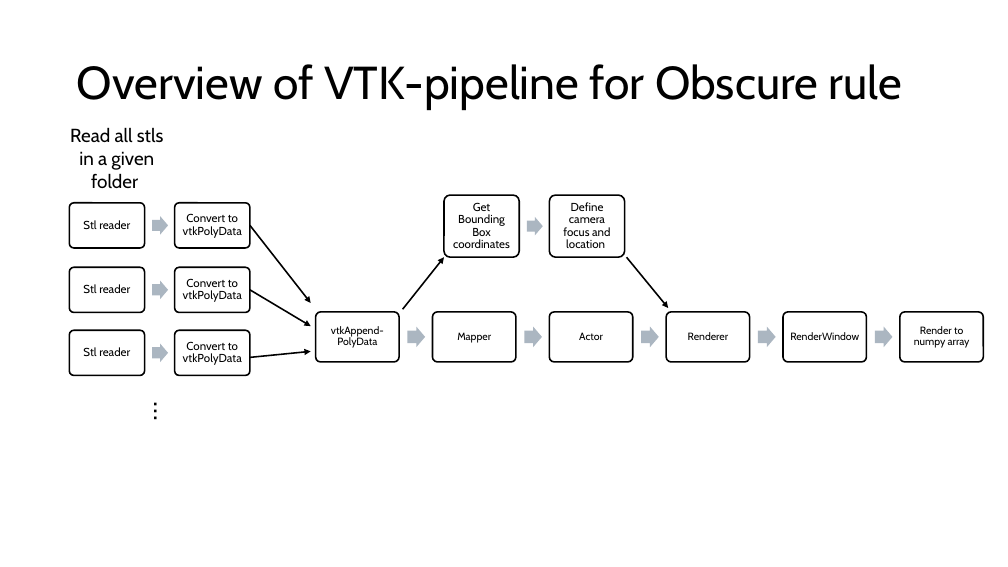
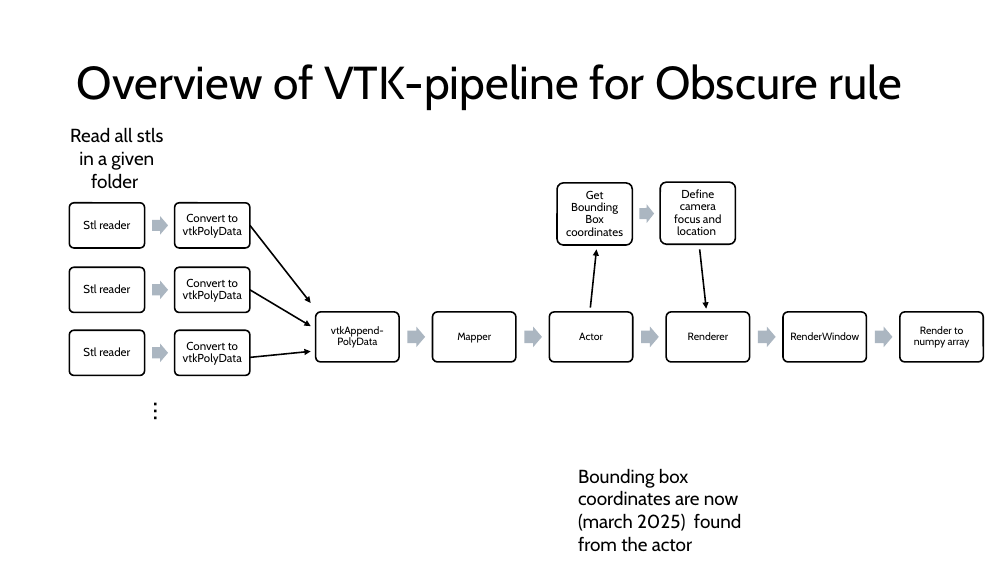
Before and after one commit to KoldskaalEng/autoScrutineer, a slide deck: slide 14 of introduction Auto-scrutineer.pptx (slide 13 before the commit). Drawn at 1008x567 pixels with LibreOffice and Linux fonts; fonts in the diff are those of the drawing. Boxes give left, top, right and bottom in pixels: in the first picture for what was removed or moved away, otherwise in the second. Text is boxed around its words. In the diff, an @@ line names an element or a change of style, - is before the commit and + after.

Commit message:
Version 0.9 of 2025 rules
added v0.9 of the 2025 MVRC-rules. Fixed the Z-fighting problem. added top/bottom visibility rule. added boundingbox-size rule. Other minor improvemtens.

```diff
--- a/introduction Auto-scrutineer.pptx
+++ b/introduction Auto-scrutineer.pptx
@@ rounded rectangle: place and size @@
-rounded rectangle at [550, 195, 625, 257]
+rounded rectangle at [557, 183, 633, 245]
@@ text "Get Bounding Box coordinates": place and size @@
-text "Get Bounding Box coordinates" at [453, 202, 510, 248]
+text "Get Bounding Box coordinates" at [566, 190, 623, 236]
@@ right arrow at [640, 204, 655, 223]: rotation 0 to 359 degrees @@
@@ rounded rectangle: place and size @@
-rounded rectangle at [444, 195, 520, 257]
+rounded rectangle at [660, 182, 736, 244]
@@ text "Define camera focus and location": place and size @@
-text "Define camera focus and location" at [563, 202, 610, 248]
+text "Define camera focus and location" at [674, 189, 721, 235]
@@ arrow moved from (403, 309) - (444, 257) to (591, 308) - (597, 250) @@
@@ arrow moved from (627, 257) - (668, 308) to (700, 250) - (706, 309) @@
@@ text added at [578, 468, 741, 552], 18 pt, text #000000 @@
+Bounding box coordinates are now (march 2025) found from the actor
```
Also in this commit, not shown: 11 other slides changed, 1 slide added, 42 other files.
